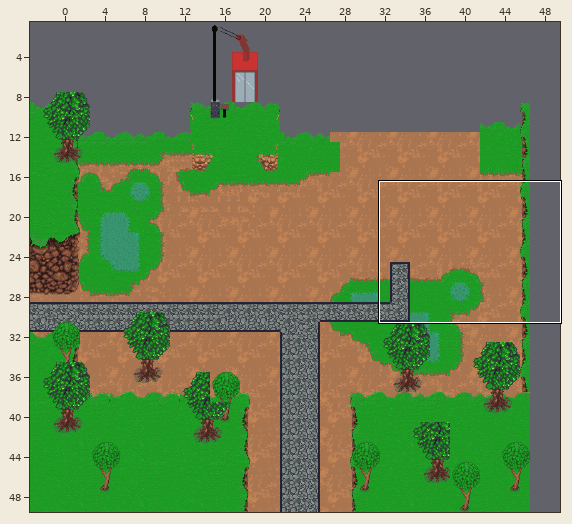
Level history. Tiled map: SecretProject/SecretProject/bin/DesktopGL/AnyCPU/Release/Content/Map/Pass.tmx. The first picture is a wide view before the edit; the outline marks the close-up.
Close-up. Old version:
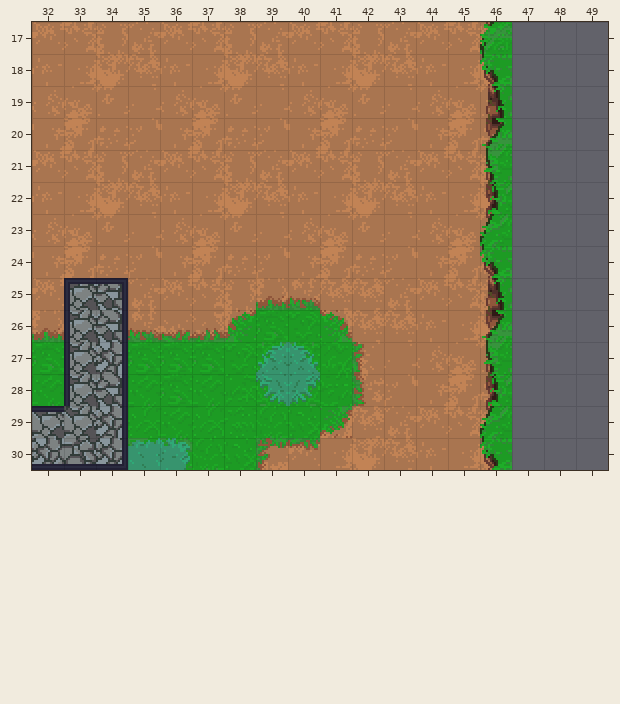
Cells are 16x16 px. Shown: x 32..49, y 17..30. The commit also changed other parts of the map, which this record leaves out. The old version is drawn lined up with the new one.
Once edited:
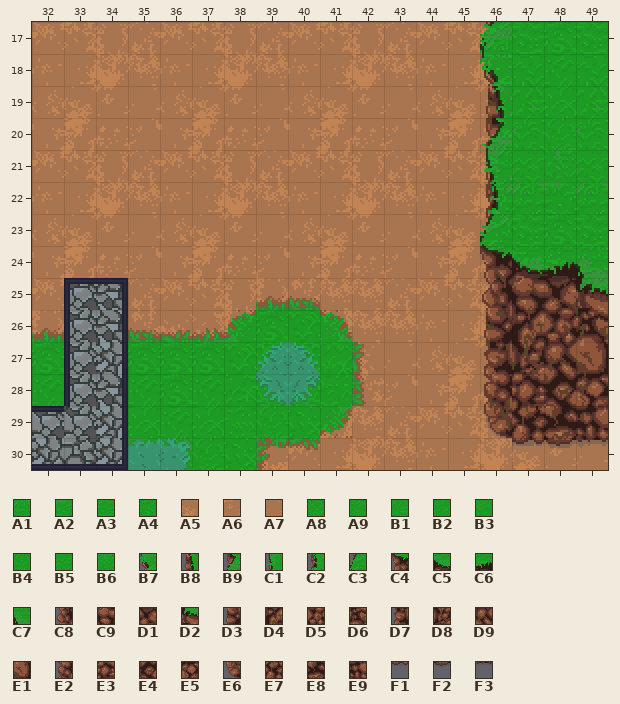
Key: from "MasterSpriteSheet": A1 914, A2 915, A3 1014, A4 1015, A5 1104, A6 1105, A7 1106, A8 1114, A9 1115, B1 1214, B2 1215, B3 1314, B4 1315, B5 1414, B6 1415, B7 2723, B8 2823, B9 2923, C1 3023, C2 3123, C3 3223, C4 3323, C5 3325, C6 3326, C7 3327, C8 3423, C9 3425, D1 3426, D2 3427, D3 3523, D4 3525, D5 3526, D6 3527, D7 3623, D8 3625, D9 3626, E1 3627, E2 3723, E3 3725, E4 3726, E5 3727, E6 3823, E7 3825, E8 3826, E9 3827, F1 3925, F2 3926, F3 3927.
__ is an empty cell.
The exact change:
everything moved by -3,+0 cells (the old picture is shown already moved)
Layer "background":
y 17: x 47..49 __ __ __ -> A3 A4 A3
y 18: x 47..49 __ __ __ -> A8 A9 A8
y 19: x 47..49 __ __ __ -> B1 B2 B1
y 20: x 47..49 __ __ __ -> B3 B4 B3
y 21: x 47..49 __ __ __ -> B5 B6 B5
y 22: x 47..49 __ __ __ -> A1 A2 A1
y 23: x 47..49 __ __ __ -> A3 A4 A3
y 30: x 47..49 __ __ __ -> A5 A6 A7
Layer "buildings":
y 24: x 46..49 B7 __ __ __ -> C4 C5 C6 C7
y 25: x 46..49 B8 __ __ __ -> C8 C9 D1 D2
y 26: x 46..49 B9 __ __ __ -> D3 D4 D5 D6
y 27: x 46..49 C1 __ __ __ -> D7 D8 D9 E1
y 28: x 46..49 C2 __ __ __ -> E2 E3 E4 E5
y 29: x 46..49 C3 __ __ __ -> E6 E7 E8 E9
y 30: x 46..49 B7 __ __ __ -> __ F1 F2 F3
Pixel boxes of the changes (left, top, right, bottom) in both close-ups:
changed: (480, 22, 608, 470)
